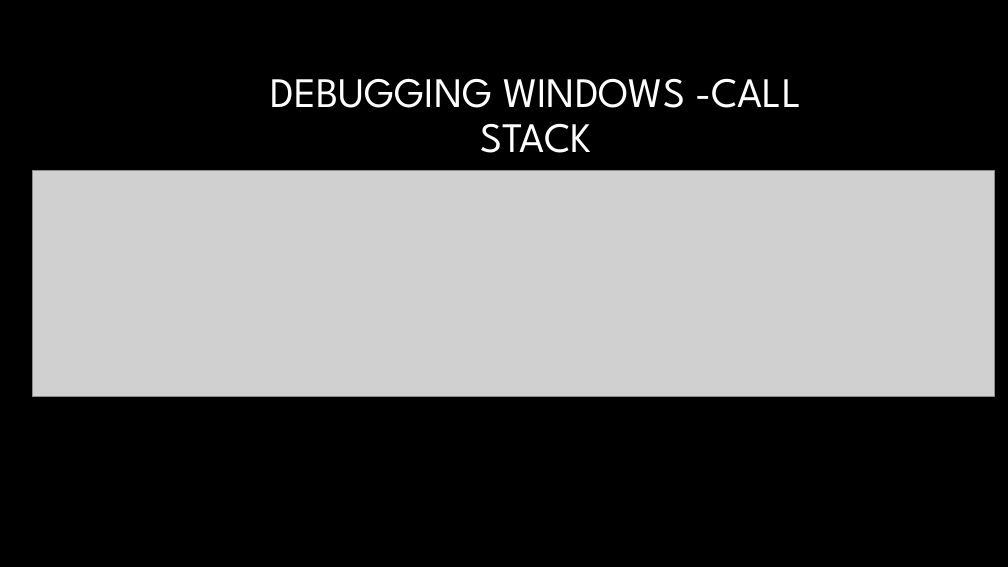
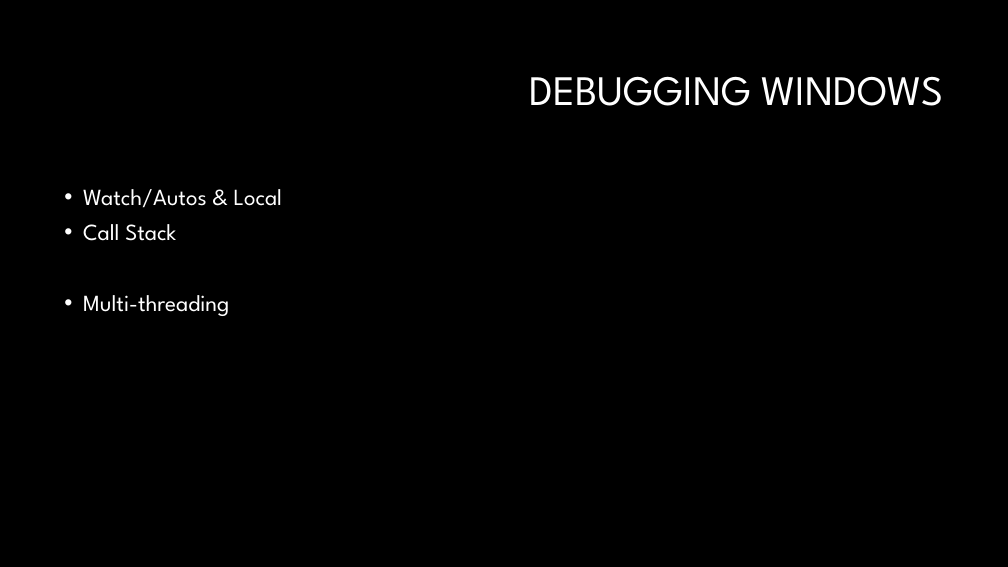
Before and after one commit to GBPhilip/Debugging, a slide deck: slide 7 of Debugging1.pptx (slide 12 before the commit). Drawn at 1008x567 pixels with LibreOffice and Linux fonts; fonts in the diff are those of the drawing; grey boxes stand for pictures; background and template pictures are left out. Boxes give left, top, right and bottom in pixels: in the first picture for what was removed or moved away, otherwise in the second. Text is boxed around its words. In the diff, an @@ line names an element or a change of style, - is before the commit and + after.

```diff
--- a/Debugging1.pptx
+++ b/Debugging1.pptx
@@ title at (529,76,944,106): text changed @@
-DEBUGGING WINDOWS -CALL STACK
+DEBUGGING WINDOWS
@@ picture removed at (33,170,994,397) @@
@@ text added at (83,189,283,316), 22 pt, text #FFFFFF @@
+• Watch/Autos & Local
+• Call Stack
+• Multi-threading
```
Also in this commit, not shown: 9 other slides changed, 48 slides removed, 5 other files.
